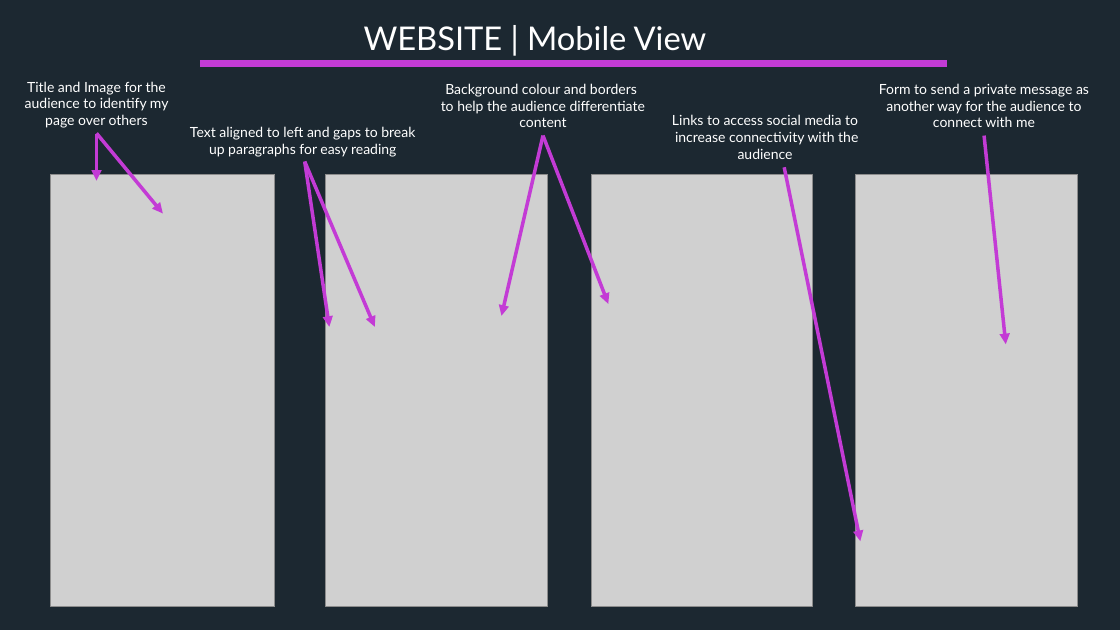
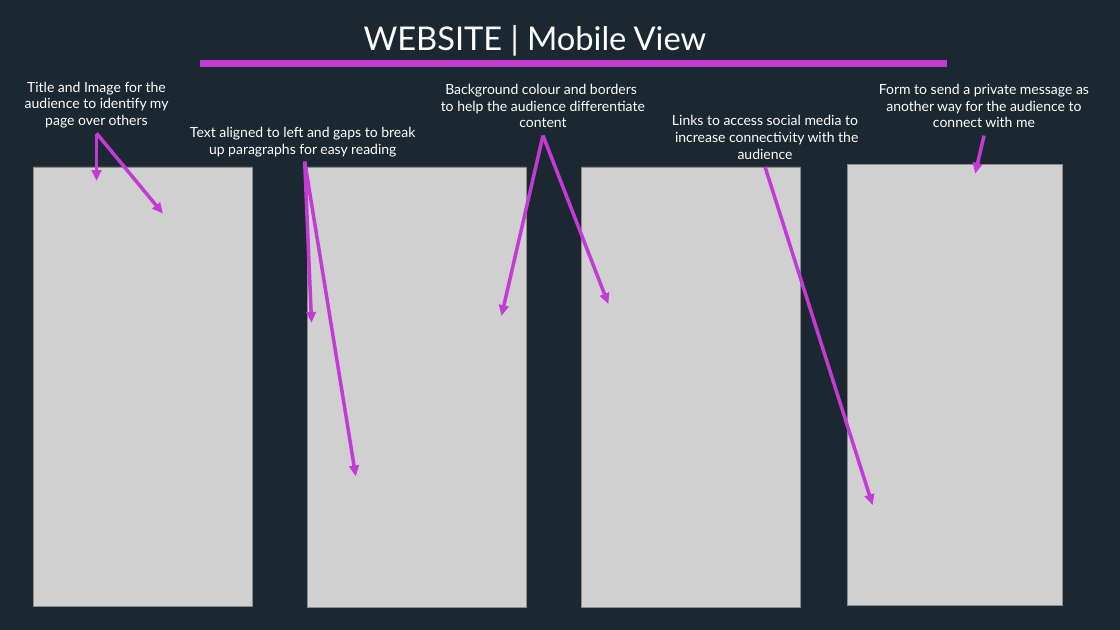
Before and after one commit to mdart86/Portfolio_Website, a slide deck: slide 8 of Michael-Dart_T1A2 Slidedeck.pptx. Drawn at 1120x630 pixels with LibreOffice and Linux fonts; fonts in the diff are those of the drawing; grey boxes stand for pictures. Boxes give left, top, right and bottom in pixels: in the first picture for what was removed or moved away, otherwise in the second. Text is boxed around its words. In the diff, an @@ line names an element or a change of style, - is before the commit and + after.

```diff
--- a/Michael-Dart_T1A2 Slidedeck.pptx
+++ b/Michael-Dart_T1A2 Slidedeck.pptx
@@ arrow moved from (985, 135) - (1006, 344) to (985, 135) - (975, 173) @@
@@ picture: place and size @@
-picture at box(50, 174, 275, 607)
+picture at box(34, 167, 252, 607)
@@ arrow moved from (305, 161) - (329, 327) to (305, 161) - (312, 323) @@
@@ arrow moved from (305, 161) - (375, 327) to (305, 161) - (356, 476) @@
@@ picture: place and size @@
-picture at box(326, 174, 548, 607)
+picture at box(308, 167, 527, 607)
@@ picture: place and size @@
-picture at box(592, 174, 812, 607)
+picture at box(581, 167, 800, 607)
@@ arrow moved from (785, 167) - (860, 541) to (765, 167) - (873, 505) @@
@@ picture: place and size @@
-picture at box(856, 174, 1078, 607)
+picture at box(847, 165, 1063, 606)
```
Also in this commit, not shown: 4 other slides changed, 26 other files.
